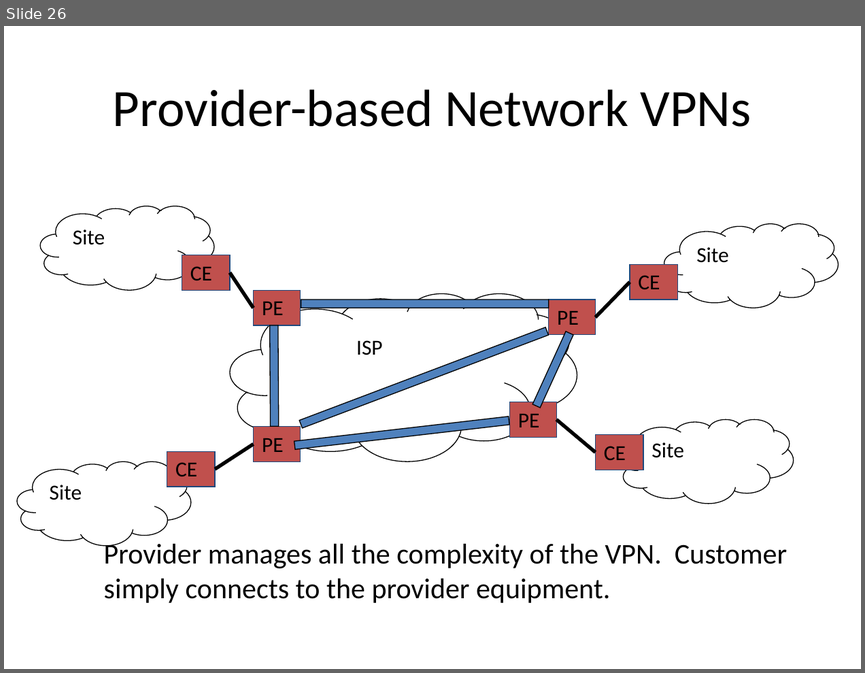
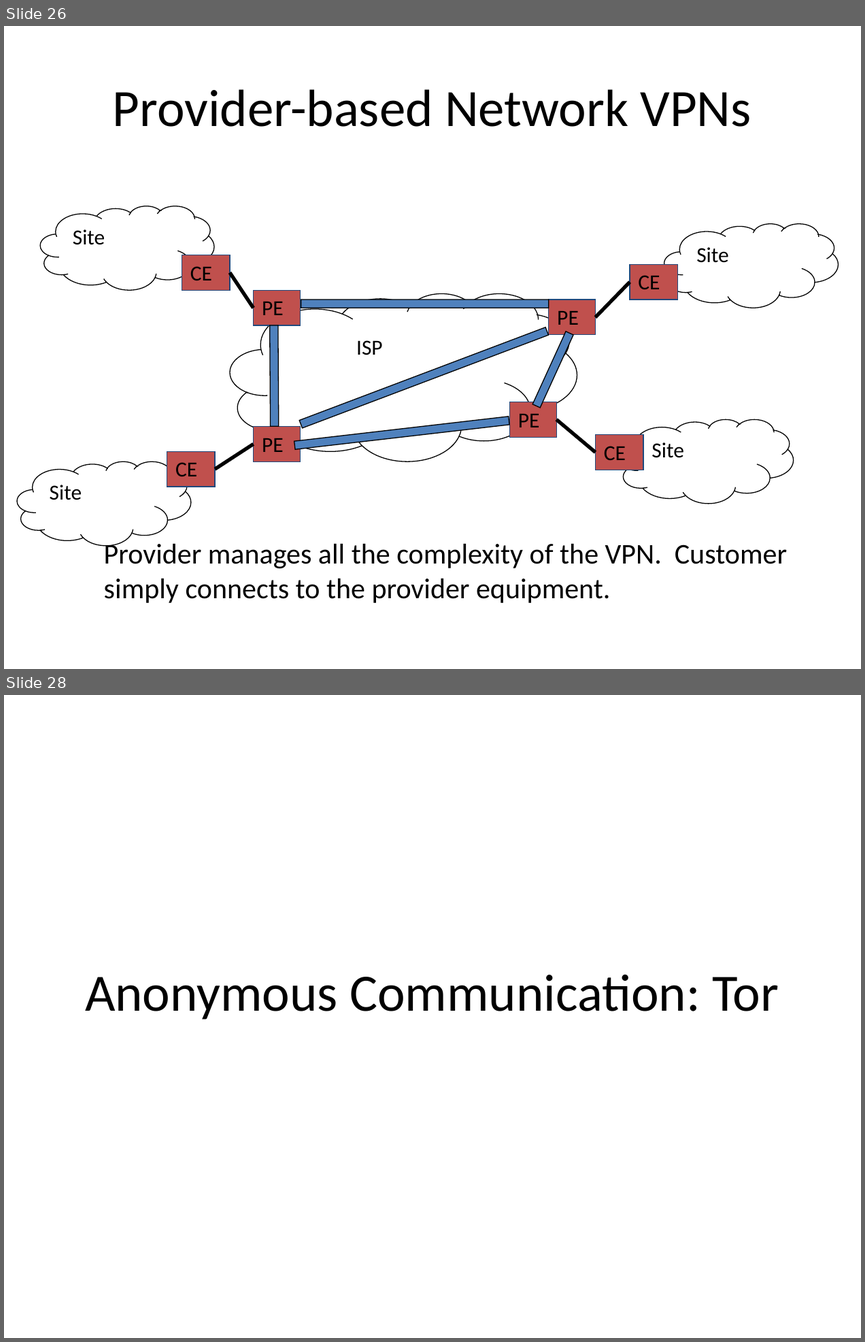
Before and after one commit to noise-lab/security-course, a slide deck: fall2016/lectures/18-IDS-VPN.pptx. Shown one above the other, each under a label of ours: slide 26 before the commit, slides 26 and 28 after it; the slides between them are not shown. The pictures are 865x673 and 865x1342 pixels, drawn with LibreOffice and Linux fonts; fonts in the diff are those of the drawing. Boxes give left, top, right and bottom in pixels: in the first picture for what was removed or moved away, otherwise in the second. Text is boxed around its words. In the diff, an @@ line names an element or a change of style, - is before the commit and + after.

```diff
--- a/fall2016/lectures/18-IDS-VPN.pptx
+++ b/fall2016/lectures/18-IDS-VPN.pptx
@@ slide 28 added at box(4, 695, 861, 1338), background #FFFFFF @@
@@ title added at box(85, 974, 779, 1019), 44 pt, text #000000 @@
+Anonymous Communication: Tor
```
Also in this commit, not shown: 10 slides changed, 42 other slides added, 1 slide removed, 8 other files.
